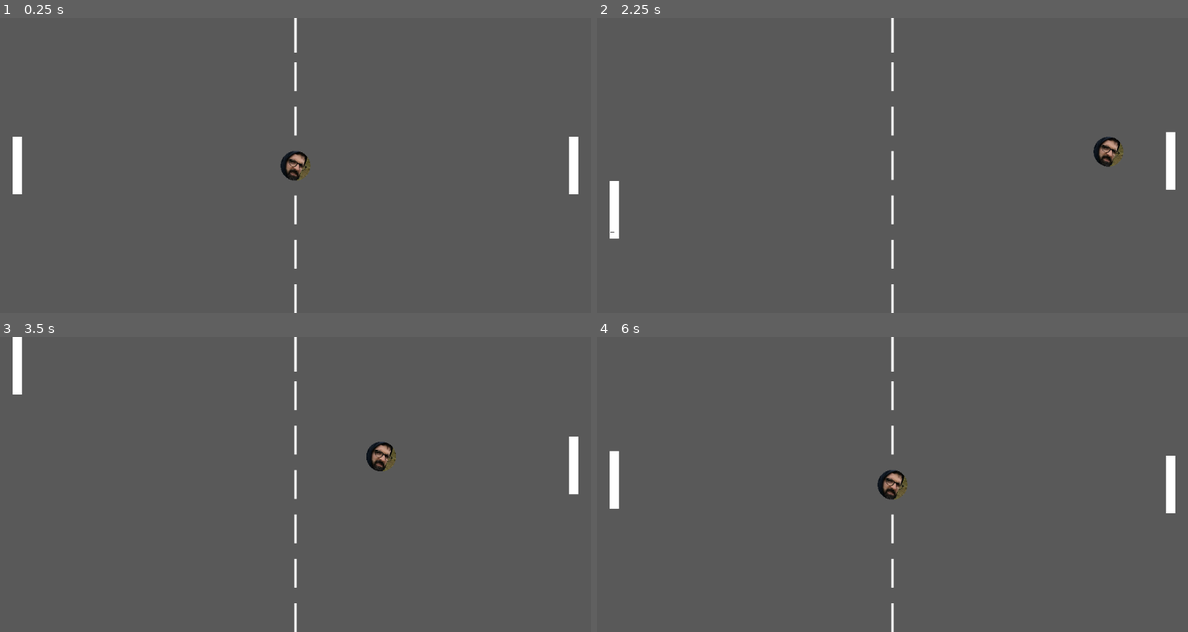
Above: before the commit, frames 1-4 (two rows, left to right).
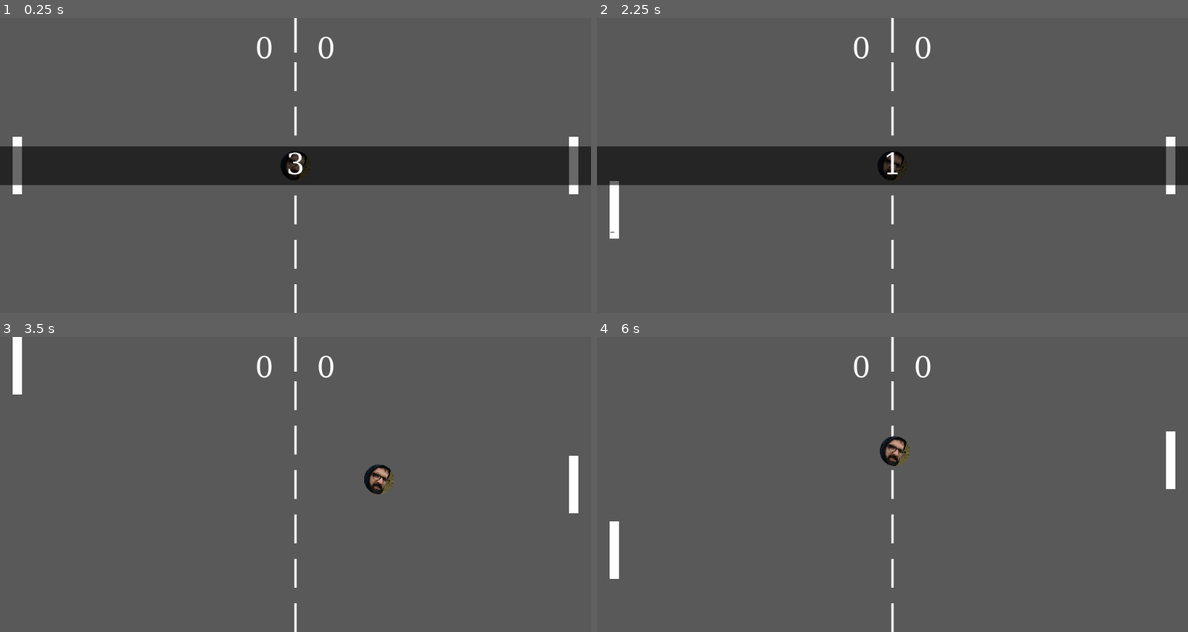
Above: after the commit, the same moments.

Repository: ocphaneuf/20-Games-Challenge
Game: Godot game, scene res://scenes/Game/game.tscn
Two runs of this game, one before a commit and one after it. Both use one fixed random seed, a clock stepped at 60 frames per second and the inputs below.
Inputs:
- Up to frame 1 (0.25 s): no input
- Up to frame 2 (2.25 s): tap Enter at 0.5 s; hold Up (ui_up) 0.53-1.28 s; hold Down (ui_down) 1.28-2.03 s; hold Up (ui_up) from 2.03 s (still down)
- Up to frame 3 (3.5 s): keep holding Up (ui_up)
- Up to frame 4 (6 s): release Up (ui_up) at 3.53 s; hold Down (ui_down) 3.53-5.78 s; hold Up (ui_up) from 5.78 s (still down)

The runs differ from the first frame. In frame 1, 13% of the frame differs, in the area x 0-100%, y 6-57%; in frame 2, 13%, in the area x 0-100%, y 6-60%; in frame 3, 1.1%; in frame 4, 1.9%.

Commit message:
V1.0 Complete
Completed the HUD and final score conditional actions

Diff:
--- a/Game01_Pong/pong/entities/Paddle/ai_input.gd
+++ b/Game01_Pong/pong/entities/Paddle/ai_input.gd
@@ -5,6 +5,8 @@
 @export var ball_path: NodePath
 var ball: CharacterBody2D
 var paddle
+
+var game_over = false
 
 # Called when the node enters the scene tree for the first time.
 func _ready():
@@ -14,6 +16,9 @@
 
 func calculate_velocity():
 	if not "direction" in paddle:
+		return
+
+	if game_over:
 		return
 
 	paddle.direction = Vector2(0, get_ball_direction())
--- /dev/null
+++ b/Game01_Pong/pong/menus/HUD.tscn
@@ -0,0 +1,95 @@
+[gd_scene load_steps=5 format=3 uid="uid://cr3hfewhl8mwd"]
+
+[sub_resource type="StyleBoxFlat" id="StyleBoxFlat_dcefr"]
+bg_color = Color(0, 0, 0, 0.588235)
+
+[sub_resource type="FontFile" id="FontFile_q2uuy"]
+subpixel_positioning = 0
+msdf_pixel_range = 14
+msdf_size = 128
+cache/0/16/0/ascent = 0.0
+cache/0/16/0/descent = 0.0
+cache/0/16/0/underline_position = 0.0
+cache/0/16/0/underline_thickness = 0.0
+cache/0/16/0/scale = 1.0
+cache/0/75/0/ascent = 0.0
+cache/0/75/0/descent = 0.0
+cache/0/75/0/underline_position = 0.0
+cache/0/75/0/underline_thickness = 0.0
+cache/0/75/0/scale = 1.0
+cache/0/60/0/ascent = 0.0
+cache/0/60/0/descent = 0.0
+cache/0/60/0/underline_position = 0.0
+cache/0/60/0/underline_thickness = 0.0
+cache/0/60/0/scale = 1.0
+cache/0/50/0/ascent = 0.0
+cache/0/50/0/descent = 0.0
+cache/0/50/0/underline_position = 0.0
+cache/0/50/0/underline_thickness = 0.0
+cache/0/50/0/scale = 1.0
+
+[sub_resource type="Theme" id="Theme_lx5ma"]
+
+[sub_resource type="FontFile" id="FontFile_ed85s"]
+subpixel_positioning = 0
+msdf_pixel_range = 14
+msdf_size = 128
+cache/0/16/0/ascent = 0.0
+cache/0/16/0/descent = 0.0
+cache/0/16/0/underline_position = 0.0
+cache/0/16/0/underline_thickness = 0.0
+cache/0/16/0/scale = 1.0
+cache/0/50/0/ascent = 0.0
+cache/0/50/0/descent = 0.0
+cache/0/50/0/underline_position = 0.0
+cache/0/50/0/underline_thickness = 0.0
+cache/0/50/0/scale = 1.0
+
+[node name="HUD" type="Control"]
+layout_mode = 3
+anchors_preset = 15
+anchor_right = 1.0
+anchor_bottom = 1.0
+grow_horizontal = 2
+grow_vertical = 2
+
+[node name="CountdownContainer" type="PanelContainer" parent="."]
+layout_mode = 1
+anchors_preset = 14
+anchor_top = 0.5
+anchor_right = 1.0
+anchor_bottom = 0.5
+offset_top = -33.5
+offset_bottom = 33.5
+grow_horizontal = 2
+grow_vertical = 2
+theme_override_styles/panel = SubResource("StyleBoxFlat_dcefr")
+
+[node name="CenterContainer" type="CenterContainer" parent="CountdownContainer"]
+layout_mode = 2
+size_flags_stretch_ratio = 0.0
+
+[node name="ActionText" type="Label" parent="CountdownContainer/CenterContainer"]
+layout_mode = 2
+theme_override_fonts/font = SubResource("FontFile_q2uuy")
+theme_override_font_sizes/font_size = 50
+
+[node name="PointsDisplay" type="HBoxContainer" parent="."]
+layout_mode = 1
+anchors_preset = -1
+anchor_right = 1.0
+offset_top = 30.0
+grow_horizontal = 2
+theme = SubResource("Theme_lx5ma")
+theme_override_constants/separation = 75
+alignment = 1
+
+[node name="ScorePlayerOne" type="Label" parent="PointsDisplay"]
+layout_mode = 2
+theme_override_fonts/font = SubResource("FontFile_ed85s")
+theme_override_font_sizes/font_size = 50
+
+[node name="ScorePlayerTwo" type="Label" parent="PointsDisplay"]
+layout_mode = 2
+theme_override_fonts/font = SubResource("FontFile_ed85s")
+theme_override_font_sizes/font_size = 50
--- /dev/null
+++ b/Game01_Pong/pong/scenes/FinalScreen.gd
@@ -0,0 +1,10 @@
+extends Control
+
+signal new_round
+signal exit
+
+func _on_new_round_button_pressed():
+	emit_signal("new_round")
+
+func _on_finish_button_pressed():
+	emit_signal("exit")
--- /dev/null
+++ b/Game01_Pong/pong/scenes/FinalScreen.tscn
@@ -0,0 +1,61 @@
+[gd_scene load_steps=2 format=3 uid="uid://c8sruttskscw2"]
+
+[ext_resource type="Script" path="res://scenes/FinalScreen.gd" id="1_2vxx3"]
+
+[node name="FinalScreen" type="Control"]
+layout_mode = 3
+anchors_preset = 0
+offset_right = 1024.0
+offset_bottom = 512.0
+size_flags_horizontal = 4
+size_flags_vertical = 4
+script = ExtResource("1_2vxx3")
+
+[node name="VBoxContainer" type="VBoxContainer" parent="."]
+layout_mode = 1
+anchors_preset = 8
+anchor_left = 0.5
+anchor_top = 0.5
+anchor_right = 0.5
+anchor_bottom = 0.5
+offset_left = -139.5
+offset_top = -42.5
+offset_right = 139.5
+offset_bottom = 42.5
+grow_horizontal = 2
+grow_vertical = 2
+size_flags_horizontal = 4
+size_flags_vertical = 4
+alignment = 1
+
+[node name="ResultMessage" type="Label" parent="VBoxContainer"]
+layout_mode = 2
+size_flags_horizontal = 4
+theme_override_font_sizes/font_size = 75
+horizontal_alignment = 1
+
+[node name="EndQuestion" type="Label" parent="VBoxContainer"]
+layout_mode = 2
+size_flags_horizontal = 4
+theme_override_font_sizes/font_size = 50
+text = "Do you want to play another round?"
+horizontal_alignment = 1
+
+[node name="HBoxContainer" type="HBoxContainer" parent="VBoxContainer"]
+layout_mode = 2
+size_flags_horizontal = 4
+theme_override_constants/separation = 75
+alignment = 1
+
+[node name="NewRoundButton" type="Button" parent="VBoxContainer/HBoxContainer"]
+layout_mode = 2
+theme_override_font_sizes/font_size = 50
+text = "New Round"
+
+[node name="FinishButton" type="Button" parent="VBoxContainer/HBoxContainer"]
+layout_mode = 2
+theme_override_font_sizes/font_size = 50
+text = "Finish"
+
+[connection signal="pressed" from="VBoxContainer/HBoxContainer/NewRoundButton" to="." method="_on_new_round_button_pressed"]
+[connection signal="pressed" from="VBoxContainer/HBoxContainer/FinishButton" to="." method="_on_finish_button_pressed"]
--- a/Game01_Pong/pong/scenes/Game/game.gd
+++ b/Game01_Pong/pong/scenes/Game/game.gd
@@ -1,4 +1,6 @@
 extends Node
+
+@onready var hud = get_node("HUD")
 
 var score_player_one = 0
 var score_player_two = 0
@@ -6,27 +8,63 @@
 var max_score = 3
 
 func _ready():
+	update_score()
 	$StartTimer.start()
 
-func _on_field_goal_left() -> void:
+func _process(delta):
+	if $StartTimer.time_left > 1:
+		hud.get_node("CountdownContainer/CenterContainer/ActionText").set_text(str(round($StartTimer.time_left)))
+
+func _on_field_goal_left():
 	score_player_two += 1
+	update_score()
 
 	if score_player_two < max_score:
 		start_new_round()
+	else:
+		show_winner("You lose...")
+		$AIPaddle/ai_input.game_over = true
 
 
-func _on_field_goal_right() -> void:
+func _on_field_goal_right():
 	score_player_one += 1
+	update_score()
 
 	if score_player_one < max_score:
 		start_new_round()
+	else:
+		show_winner("You win!")
+		$AIPaddle/ai_input.game_over = true
 
 func start_new_round():
 	$Ball.reset()
 	$PlayerPaddle.set_position(Vector2(30,256))
 	$AIPaddle.set_position(Vector2(994,256))
+	hud.get_node("CountdownContainer").set_visible(true)
 	$StartTimer.start()
 
+func start_new_game():
+	score_player_one = 0
+	score_player_two = 0
+	update_score()
+	$FinalScreen.set_visible(false)
+	$AIPaddle/ai_input.game_over = false
+	start_new_round()
 
 func _on_start_timer_timeout() -> void:
+	hud.get_node("CountdownContainer").set_visible(false)
 	$Ball.set_start_direction()
+
+func update_score():
+	hud.get_node("PointsDisplay/ScorePlayerOne").set_text(str(score_player_one))
+	hud.get_node("PointsDisplay/ScorePlayerTwo").set_text(str(score_player_two))
+
+func show_winner(message):
+	$FinalScreen.set_visible(true)
+	$FinalScreen.get_node("VBoxContainer/ResultMessage").set_text(message)
+
+func _on_final_screen_exit():
+	get_tree().quit()
+
+func _on_final_screen_new_round() :
+	start_new_game()
--- a/Game01_Pong/pong/scenes/Game/game.tscn
+++ b/Game01_Pong/pong/scenes/Game/game.tscn
@@ -6,6 +6,8 @@
 [ext_resource type="PackedScene" uid="uid://dsvd8hyy8q5eq" path="res://entities/Ball/Ball.tscn" id="3_cf13w"]
 [ext_resource type="Script" path="res://entities/Paddle/player_input.gd" id="3_vpoxh"]
 [ext_resource type="Script" path="res://entities/Paddle/ai_input.gd" id="4_y37tc"]
+[ext_resource type="PackedScene" uid="uid://cr3hfewhl8mwd" path="res://menus/HUD.tscn" id="7_j5x43"]
+[ext_resource type="PackedScene" uid="uid://c8sruttskscw2" path="res://scenes/FinalScreen.tscn" id="8_k641e"]
 
 [node name="Game" type="Node"]
 script = ExtResource("1_6p3dw")
@@ -28,9 +30,17 @@
 [node name="Ball" parent="." instance=ExtResource("3_cf13w")]
 
 [node name="StartTimer" type="Timer" parent="."]
+wait_time = 3.0
 one_shot = true
 autostart = true
+
+[node name="HUD" parent="." instance=ExtResource("7_j5x43")]
+
+[node name="FinalScreen" parent="." instance=ExtResource("8_k641e")]
+visible = false
 
 [connection signal="goal_left" from="Field" to="." method="_on_field_goal_left"]
 [connection signal="goal_right" from="Field" to="." method="_on_field_goal_right"]
 [connection signal="timeout" from="StartTimer" to="." method="_on_start_timer_timeout"]
+[connection signal="exit" from="FinalScreen" to="." method="_on_final_screen_exit"]
+[connection signal="new_round" from="FinalScreen" to="." method="_on_final_screen_new_round"]
Not shown: 1 places in Game01_Pong/pong/scenes/Game/game.tscn that only renumber resources
Not shown, changed: Game01_Pong/README.md
Not shown, added: Games Inspiration.md
